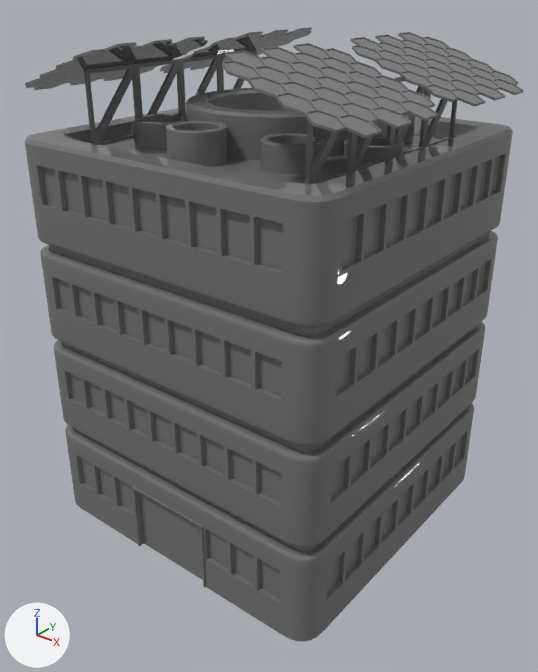
One commit to the FBX model Assets/Models/Assets/Building_8.fbx: the scene before it, then after it.
One viewpoint serves both versions: a 50 mm lens placed at (6.52, -8.29, 7.99), pointed at (0.11, -0.28, 3.02). Arrows for +X, +Y and +Z are at lower left; the lights stay in place. The first picture is the older version.
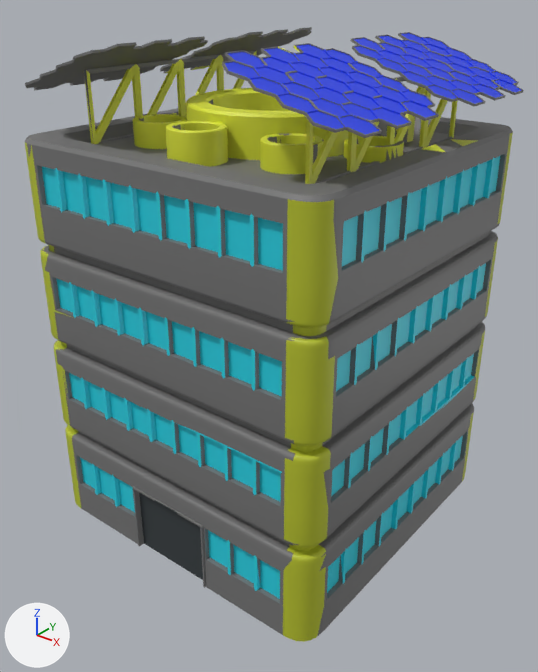
Where the newer file only moved an object's origin or applied its transform, the numbers keep the older frame.

Changed parts and their boxes [x1, y1, x2, y2] in the pictures (538 x 672 px):
part 1 of me_mesh, recoloured (grey to blue): [225, 33, 522, 135] in both
part 2 of me_mesh, recoloured: [69, 354, 475, 502] in both
part 3 of me_mesh, recoloured (grey to cyan): [56, 263, 486, 396] in both
part 4 of me_mesh, recoloured (grey to cyan): [42, 156, 500, 270] in both
part 5 of me_mesh, recoloured: [80, 436, 463, 599] in both
part 6 of me_mesh, recoloured (grey to dark grey): [139, 493, 203, 580] in both
part 7 of me_mesh, recoloured (grey to yellow): [84, 45, 478, 184] in both
part 8 of me_mesh, recoloured: [25, 143, 81, 508] in both
part 9 of me_mesh, recoloured (grey to yellow): [283, 199, 338, 642] in both
part 10 of me_mesh, recoloured: [462, 133, 513, 481] in both

The edits, one by one:
Material '01 - Default.007' (mat_01___default_007) is new.
Its base color is (0.178, 0.178, 0.178) (grey #757575).
Its roughness is 0.553.
Material 'Material.025' (mat_material_025) is new.
Its base color is (0.011, 0.046, 0.8) (blue #1b3de7).
Material 'Material.026' (mat_material_026) is new.
Its base color is (0.0171, 0.659, 0.8) (cyan #23d4e7).
Material 'Material.027' (mat_material_027) is new.
Its base color is (0.0354, 0.0453, 0.0498) (dark grey #353c3f).
Material 'Material.029' (mat_material_029) is new.
Its base color is (0.492, 0.55, 0.0258) (yellow #bac42d).
Material 'Material.028' (mat_material_028) is new.
Its base color is (0.743, 0.8, 0.0402) (yellow #e0e738).
me_mesh has 8450 vertices, 16299 faces and spans x -2.66..2.66, y -2.51..2.51, z 0.0..7.24.
me_mesh is used by ob_box021; location (0.0, 0.0, 0.0).
me_mesh part 1: 898 of the faces centred in x 0.93..2.59, y -2.19..2.23, z 6.6..7.2 switch from mat_01___default (grey #757575) to mat_material_025 (blue #1b3de7).
me_mesh part 2: 294 of the faces centred in x -2.5..2.5, y -2.49..2.51, z 2.08..2.64 switch from mat_01___default (grey #757575) to mat_material_026 (cyan #23d4e7).
me_mesh part 3: 265 of the faces centred in x -2.5..2.5, y -2.49..2.51, z 3.79..3.98 switch from mat_01___default (grey #757575) to mat_material_026 (cyan #23d4e7).
me_mesh part 4: 261 of the faces centred in x -2.5..2.5, y -2.49..2.51, z 5.34..5.54 switch from mat_01___default (grey #757575) to mat_material_026 (cyan #23d4e7).
me_mesh part 5: 251 of the faces centred in x -2.5..2.5, y -2.49..2.51, z 0.71..1.14 switch from mat_01___default (grey #757575) to mat_material_026 (cyan #23d4e7).
me_mesh part 6: 11 of the faces centred in x -0.45..0.53, y -2.51..-2.42, z 0.18..1.12 switch from mat_01___default (grey #757575) to mat_material_027 (dark grey #353c3f).
me_mesh part 7: 1953 of the faces centred in x -2.59..2.35, y -1.93..1.96, z 5.9..7.23 switch from mat_01___default (grey #757575) to mat_material_028 (yellow #e0e738).
me_mesh part 8: 409 of the faces centred in x -2.5..-1.8, y -2.49..-2.13, z 0.16..5.91 switch from mat_01___default (grey #757575) to mat_material_029 (yellow #bac42d).
me_mesh part 9: 404 of the faces centred in x 2.14..2.5, y -2.48..-2.13, z 0.16..5.91 switch from mat_01___default (grey #757575) to mat_material_029 (yellow #bac42d).
me_mesh part 10: 159 of the faces centred in x 2.07..2.5, y 2.08..2.51, z 0.16..5.91 switch from mat_01___default (grey #757575) to mat_material_029 (yellow #bac42d).
me_mesh gains material mat_01___default_007 (grey #757575).
